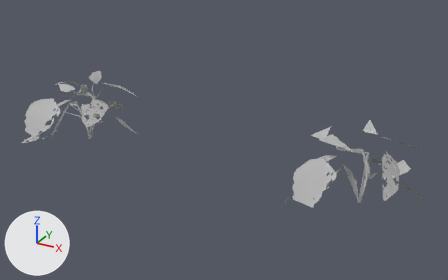
One commit to the Blender file Assets/Models/Quixel Megascans/IvyModels/IvyPainted.blend: the scene before it, then after it.
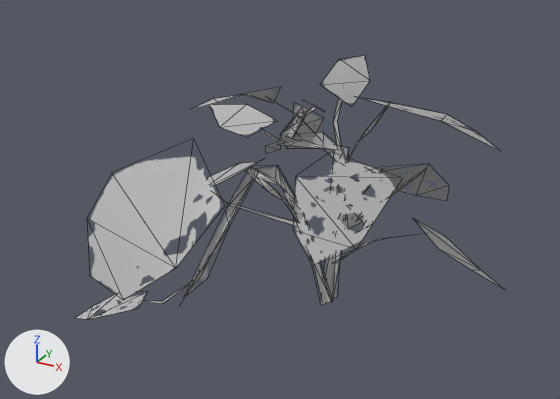
There are two pictures of each version: one whole from a 50 mm camera at (0.711, -0.79, 0.448) aimed at (0.271, 0.01, 0.048), one close up on the part from 0% to 34% of the width and 20% to 59% of the height. Every picture has the same lights, and +X, +Y and +Z are marked at lower left. The close-ups show mesh edges as thin lines.

Objects in the first close-up: '_6204_Var6_LOD2_Mesh'.
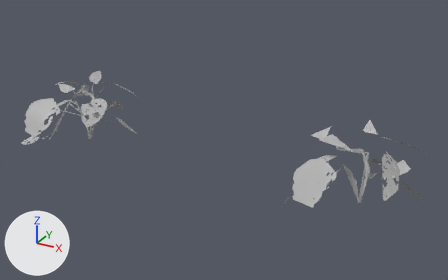
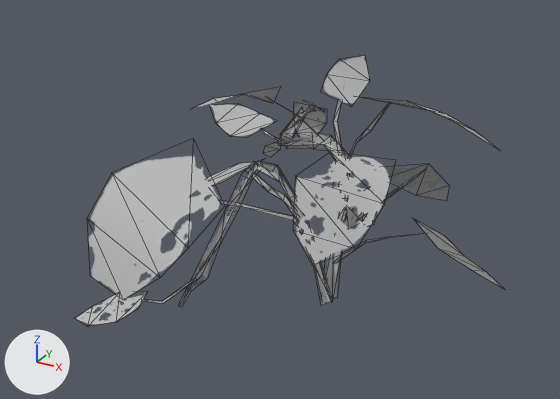
Boxes (x1, y1, x2, y2) around the edits, measured in the close-ups (560 x 399 px):
'_6204_Var6_LOD2_Mesh', modifiers changed: before (76, 56, 501, 319); after (76, 56, 503, 324)

What changed in the scene script:
```text
Change ob_6204_var6_lod2_mesh:
    where _m = ob_6204_var6_lod2_mesh.modifiers.new('Decimate', 'DECIMATE')
    _m.ratio: 0.287 -> 0.422
```
